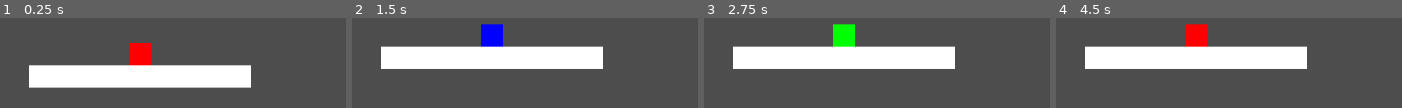
Above: before the commit, frames 1-4 (left to right).
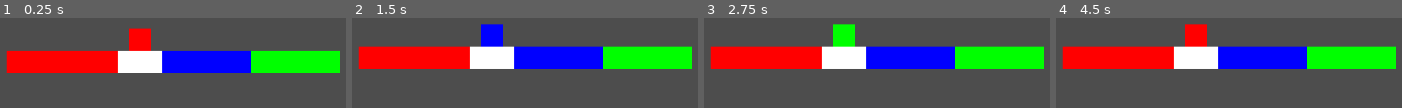
Above: after the commit, the same moments.

Repository: Juniper19/spectra
Game: Godot game, scene res://ColorLevel.tscn
The game is run twice, just before and just after one commit, with the same random seed, the same clock (stepped at 60 frames per second) and the same inputs.
Inputs (mouse positions are in pixels of both pictures, inside the frame that each line leads up to):
- Up to frame 1 (0.25 s): no input
- Up to frame 2 (1.5 s): tap Enter (ui_accept) at 0.5 s; move the mouse to (outside the picture) at 0.52 s; hold D (right) from 0.53 s (still down); tap O (dash) at 0.6 s; click (outside the picture) at 0.67 s; tap Space (jump) at 0.77 s; move the mouse to (outside the picture) at 1.27 s; tap Shift (latch) at 1.35 s
- Up to frame 3 (2.75 s): tap Space (jump) at 1.52 s; tap Enter (ui_accept) at 2 s; move the mouse to (outside the picture) at 2.02 s; release D (right) at 2.03 s; hold A (left) from 2.03 s (still down); hold I (run) from 2.03 s (still down)
- Up to frame 4 (4.5 s): tap Enter (ui_accept) at 2.75, 3.5, 4.25 s; move the mouse to (1156, 88) at 2.77 s; release A (left) at 2.78 s; release I (run) at 2.78 s; hold D (right) 2.78-4.28 s; tap W (twirl) at 2.85 s; click (1156, 88) at 2.92 s; tap Space (jump) at 3.02, 3.77 s; move the mouse to (outside the picture) at 3.52 s; tap O (dash) at 3.6 s; move the mouse to (outside the picture) at 4.27 s; hold A (left) from 4.28 s (still down); tap Shift (latch) at 4.35 s

The runs differ from the first frame. In frame 1, 34% of the frame differs, in the area x 1-99%, y 11-78%; in frame 2, 21%; in frame 3, 21%; in frame 4, 21%.

Commit message:
tile map layers for each color set up

Diff:
--- a/ColorLevel.tscn
+++ b/ColorLevel.tscn
@@ -9,13 +9,59 @@
 0:0/0/physics_layer_0/polygon_0/points = PackedVector2Array(-8, -8, 8, -8, 8, 8, -8, 8)
 
 [sub_resource type="TileSet" id="TileSet_7rihj"]
+physics_layer_0/collision_layer = 2
+physics_layer_0/collision_mask = 0
+sources/0 = SubResource("TileSetAtlasSource_b1f3j")
+
+[sub_resource type="TileSetAtlasSource" id="TileSetAtlasSource_x7mk1"]
+texture = ExtResource("2_x7mk1")
+0:0/0 = 0
+0:0/0/physics_layer_0/polygon_0/points = PackedVector2Array(-8, -8, 8, -8, 8, 8, -8, 8)
+
+[sub_resource type="TileSet" id="TileSet_b1f3j"]
+physics_layer_0/collision_layer = 4
+physics_layer_0/collision_mask = 0
+sources/0 = SubResource("TileSetAtlasSource_x7mk1")
+
+[sub_resource type="TileSetAtlasSource" id="TileSetAtlasSource_7rihj"]
+texture = ExtResource("2_x7mk1")
+0:0/0 = 0
+0:0/0/physics_layer_0/polygon_0/points = PackedVector2Array(-8, -8, 8, -8, 8, 8, -8, 8)
+
+[sub_resource type="TileSet" id="TileSet_k8j73"]
+physics_layer_0/collision_layer = 8
+physics_layer_0/collision_mask = 0
+sources/0 = SubResource("TileSetAtlasSource_7rihj")
+
+[sub_resource type="TileSetAtlasSource" id="TileSetAtlasSource_k8j73"]
+texture = ExtResource("2_x7mk1")
+0:0/0 = 0
+0:0/0/physics_layer_0/polygon_0/points = PackedVector2Array(-8, -8, 8, -8, 8, 8, -8, 8)
+
+[sub_resource type="TileSet" id="TileSet_vuva3"]
 physics_layer_0/collision_layer = 1
-sources/0 = SubResource("TileSetAtlasSource_b1f3j")
+physics_layer_0/collision_mask = 0
+sources/0 = SubResource("TileSetAtlasSource_k8j73")
 
 [node name="Color Level" type="Node2D"]
 
+[node name="PlatformsRED" type="TileMapLayer" parent="."]
+modulate = Color(1, 0, 0, 1)
+tile_map_data = PackedByteArray("AAD//wEAAAAAAAAAAAD+/wEAAAAAAAAAAAD9/wEAAAAAAAAAAAD8/wEAAAAAAAAAAAD7/wEAAAAAAAAAAAD6/wEAAAAAAAAAAAA=")
+tile_set = SubResource("TileSet_7rihj")
+
+[node name="PlatformsBLUE" type="TileMapLayer" parent="."]
+modulate = Color(0, 0, 1, 1)
+tile_map_data = PackedByteArray("AAAAAAEAAAAAAAAAAAABAAEAAAAAAAAAAAACAAEAAAAAAAAAAAADAAEAAAAAAAAAAAAEAAEAAAAAAAAAAAA=")
+tile_set = SubResource("TileSet_b1f3j")
+
+[node name="PlatformsGREEN" type="TileMapLayer" parent="."]
+modulate = Color(0, 1, 0, 1)
+tile_map_data = PackedByteArray("AAAFAAEAAAAAAAAAAAAGAAEAAAAAAAAAAAAHAAEAAAAAAAAAAAAIAAEAAAAAAAAAAAA=")
+tile_set = SubResource("TileSet_k8j73")
+
+[node name="PlatformsWHITE" type="TileMapLayer" parent="."]
+tile_map_data = PackedByteArray("AAD//wEAAAAAAAAAAAAAAAEAAAAAAAAAAAA=")
+tile_set = SubResource("TileSet_vuva3")
+
 [node name="MyPlayer" parent="." instance=ExtResource("1_53qy8")]
-
-[node name="Platforms" type="TileMapLayer" parent="."]
-tile_map_data = PackedByteArray("AAD8/wIAAAAAAAAAAAD9/wIAAAAAAAAAAAD+/wIAAAAAAAAAAAD//wIAAAAAAAAAAAAAAAIAAAAAAAAAAAABAAIAAAAAAAAAAAACAAIAAAAAAAAAAAADAAIAAAAAAAAAAAAEAAIAAAAAAAAAAAD7/wIAAAAAAAAAAAA=")
-tile_set = SubResource("TileSet_7rihj")
Not shown: 1 places in ColorLevel.tscn that only renumber resources
